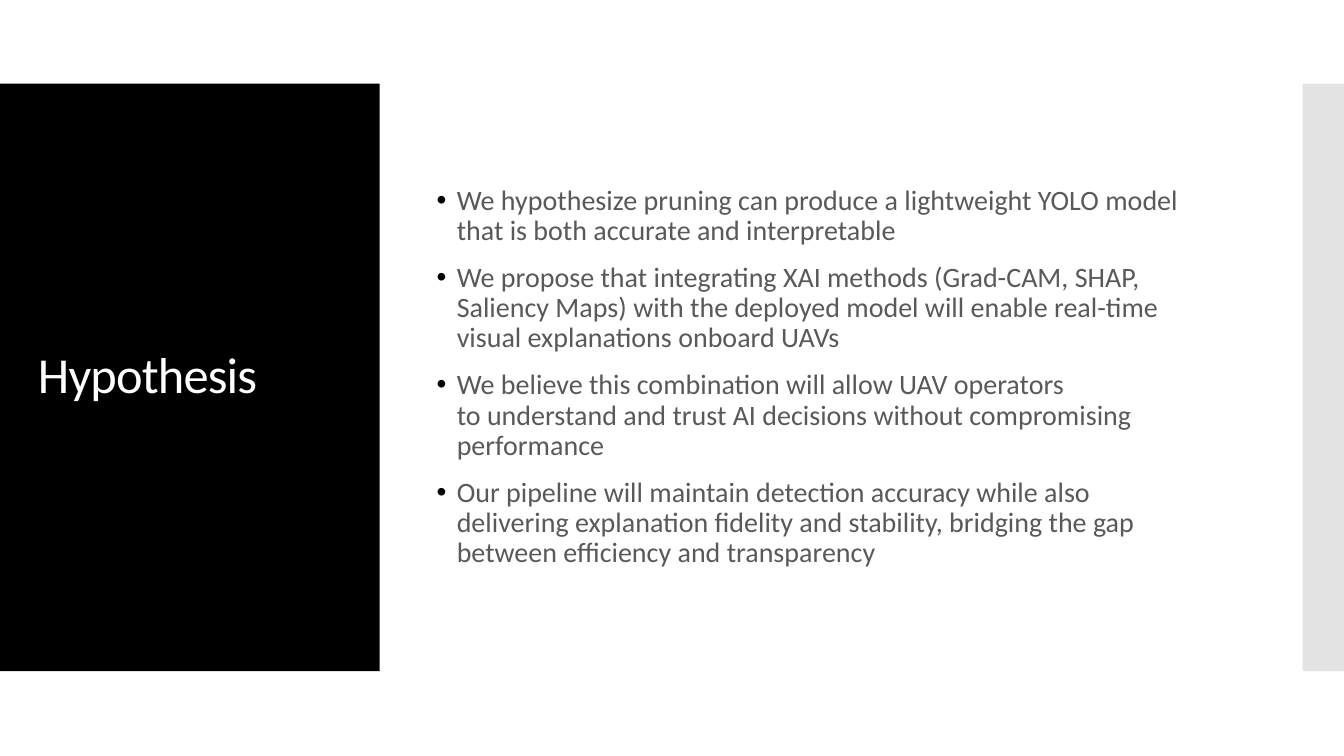
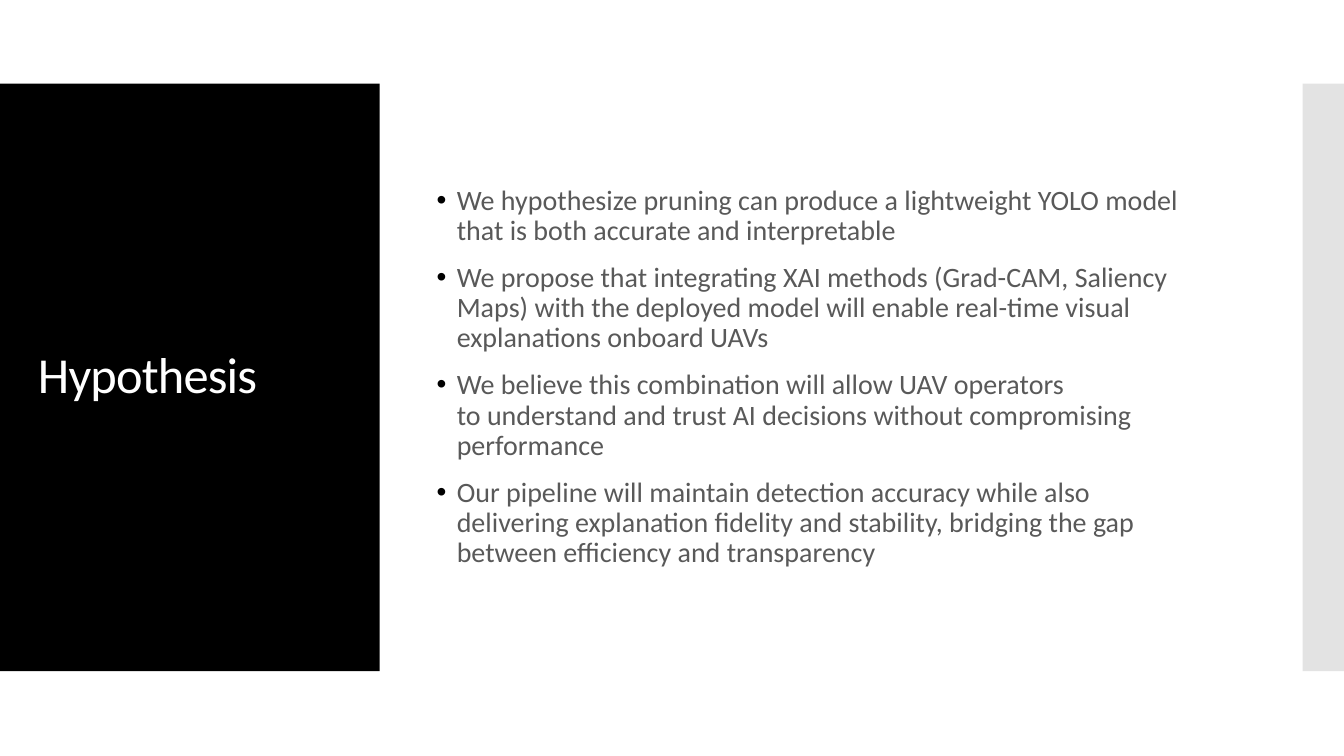
Before and after one commit to HakshayReddyKana/Capstone, a slide deck: slide 5 of Review-1.pptx. Drawn at 1344x756 pixels with LibreOffice and Linux fonts; fonts in the diff are those of the drawing. Boxes give left, top, right and bottom in pixels: in the first picture for what was removed or moved away, otherwise in the second. Text is boxed around its words. In the diff, an @@ line names an element or a change of style, - is before the commit and + after.

```diff
--- a/Review-1.pptx
+++ b/Review-1.pptx
@@ text at (457,267,1167,352): text changed @@
-• We propose that integrating XAI methods (Grad-CAM, SHAP, Saliency Maps) with the deployed model will enable real-time visual explanations onboard UAVs
+• We propose that integrating XAI methods (Grad-CAM, Saliency Maps) with the deployed model will enable real-time visual explanations onboard UAVs
```
Also in this commit, not shown: 4 other slides changed, 7 other files.
